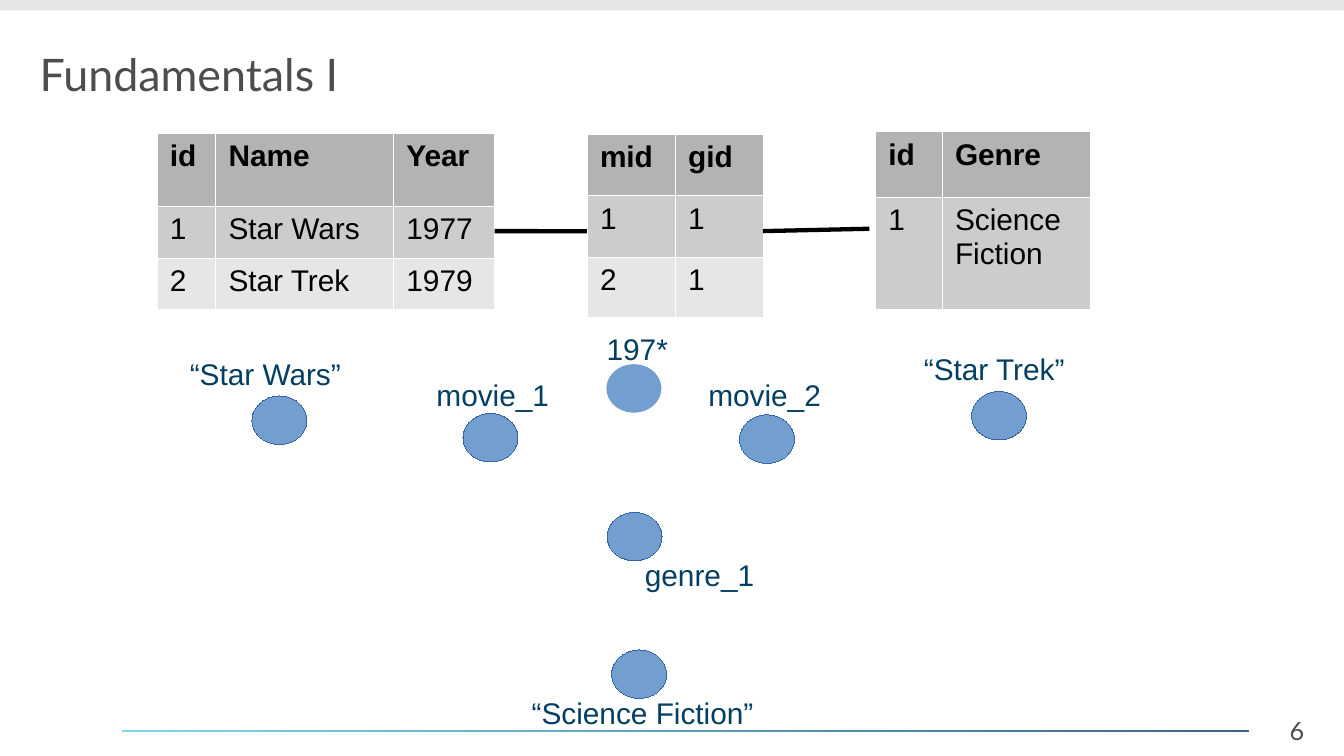
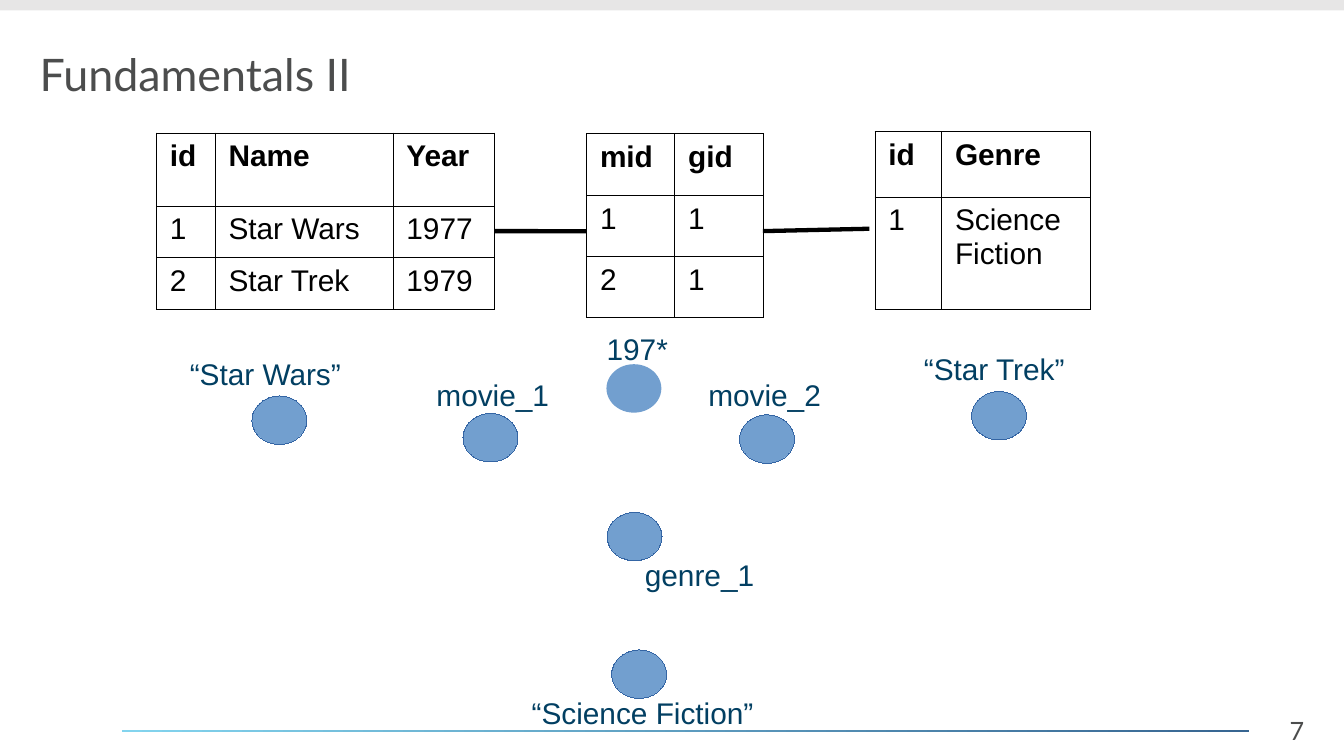
Before and after one commit to daelmo/DB2GraphGenerator, a slide deck: slide 7 of presentation/Analyse_eines_Forschungsthemas.odp (slide 6 before the commit). Drawn at 1344x756 pixels with LibreOffice and Linux fonts; fonts in the diff are those of the drawing; background and template pictures are left out. Boxes give left, top, right and bottom in pixels: in the first picture for what was removed or moved away, otherwise in the second. Text is boxed around its words. In the diff, an @@ line names an element or a change of style, - is before the commit and + after.

```diff
--- a/presentation/Analyse_eines_Forschungsthemas.odp
+++ b/presentation/Analyse_eines_Forschungsthemas.odp
@@ title at bbox=[40, 58, 351, 92]: text changed @@
-Fundamentals I
+Fundamentals II
@@ table at bbox=[157, 133, 495, 309] @@
@@ fill #B3B3B3 to none in row 1 @@
@@ fill #CCCCCC to none in row 2 @@
@@ fill #E6E6E6 to none in row 3 @@
@@ borders changed @@
@@ table at bbox=[587, 134, 765, 319] @@
@@ fill #B3B3B3 to none in row 1 @@
@@ fill #CCCCCC to none in row 2 @@
@@ fill #E6E6E6 to none in row 3 @@
@@ borders changed @@
@@ table at bbox=[875, 132, 1090, 309] @@
@@ fill #B3B3B3 to none in row 1 @@
@@ fill #CCCCCC to none in row 2 @@
@@ borders changed @@
@@ page number at bbox=[1290, 722, 1305, 740]: text changed @@
-6
+7
```
Also in this commit, not shown: 27 other slides changed, 3 slides added, 1 slide removed, 1 other file.
